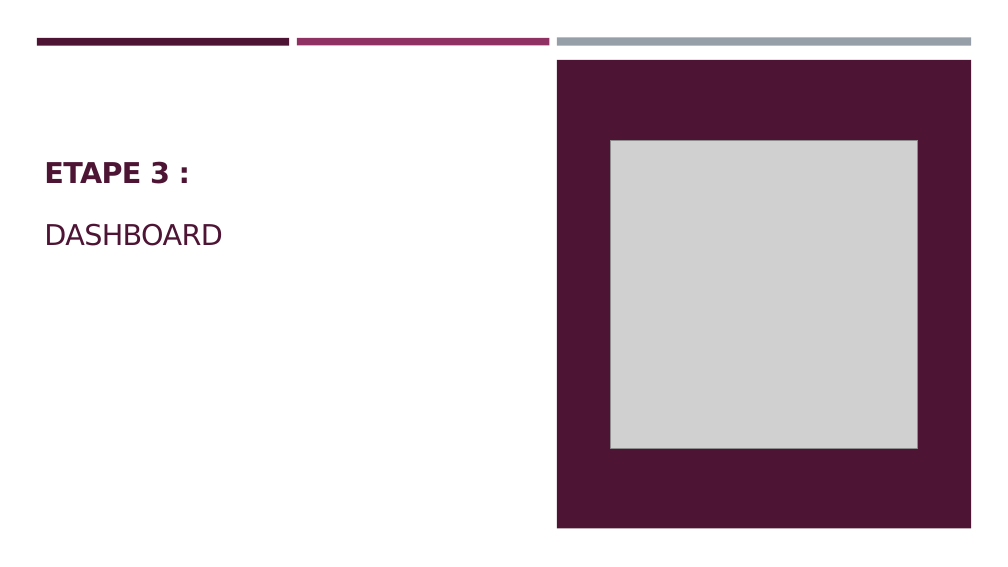
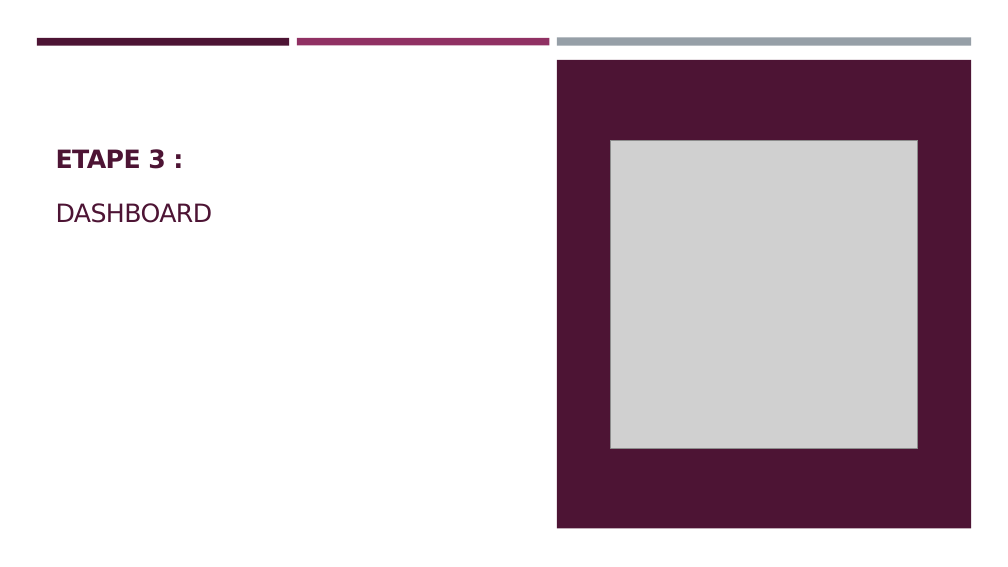
Before and after one commit to helene1219/PROJET_7_BIS_MODELISATION, a slide deck: slide 14 of Projet7_Support_Présentation.pptx. Drawn at 1008x567 pixels with LibreOffice and Linux fonts; fonts in the diff are those of the drawing; grey boxes stand for pictures. Boxes give left, top, right and bottom in pixels: in the first picture for what was removed or moved away, otherwise in the second. Text is boxed around its words. In the diff, an @@ line names an element or a change of style, - is before the commit and + after.

```diff
--- a/Projet7_Support_Présentation.pptx
+++ b/Projet7_Support_Présentation.pptx
@@ text "ETAPE 3 : DASHBOARD": place and size @@
-text "ETAPE 3 : DASHBOARD" at [44, 161, 222, 246]
+text "ETAPE 3 : DASHBOARD" at [56, 149, 213, 223]
@@ text "ETAPE 3 : DASHBOARD" at [56, 149, 213, 223]: size 27.3 to 24 pt @@
```
Also in this commit, not shown: 4 other slides changed, 2 slides added, 3 slides removed, 1 other file.
